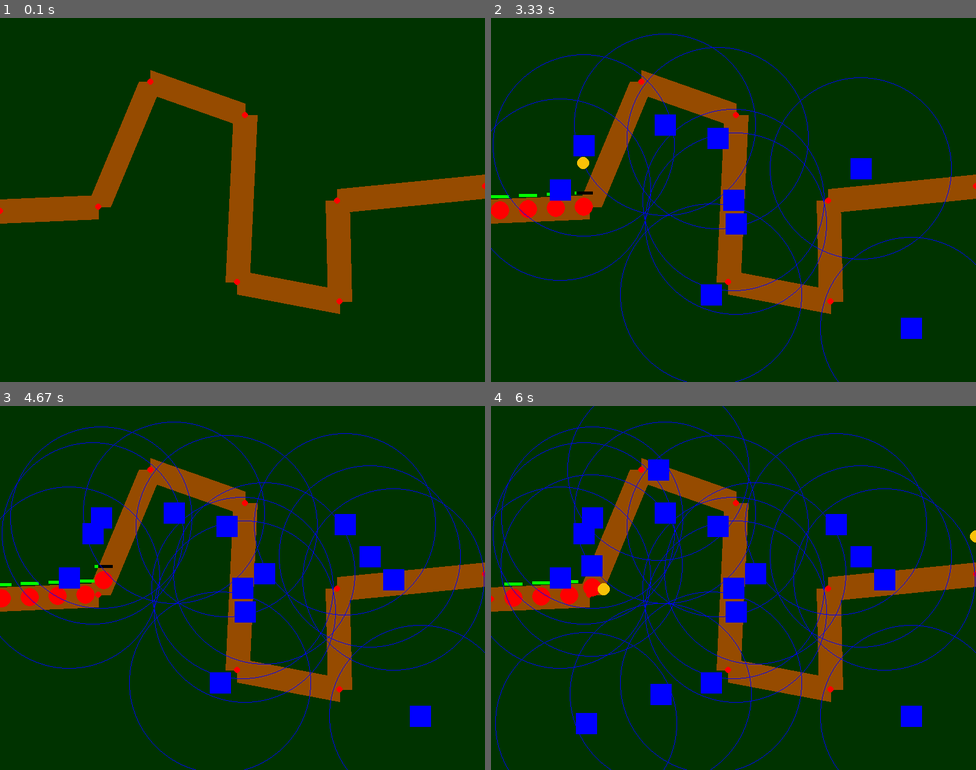
Above: before the commit, frames 1-4 (two rows, left to right).
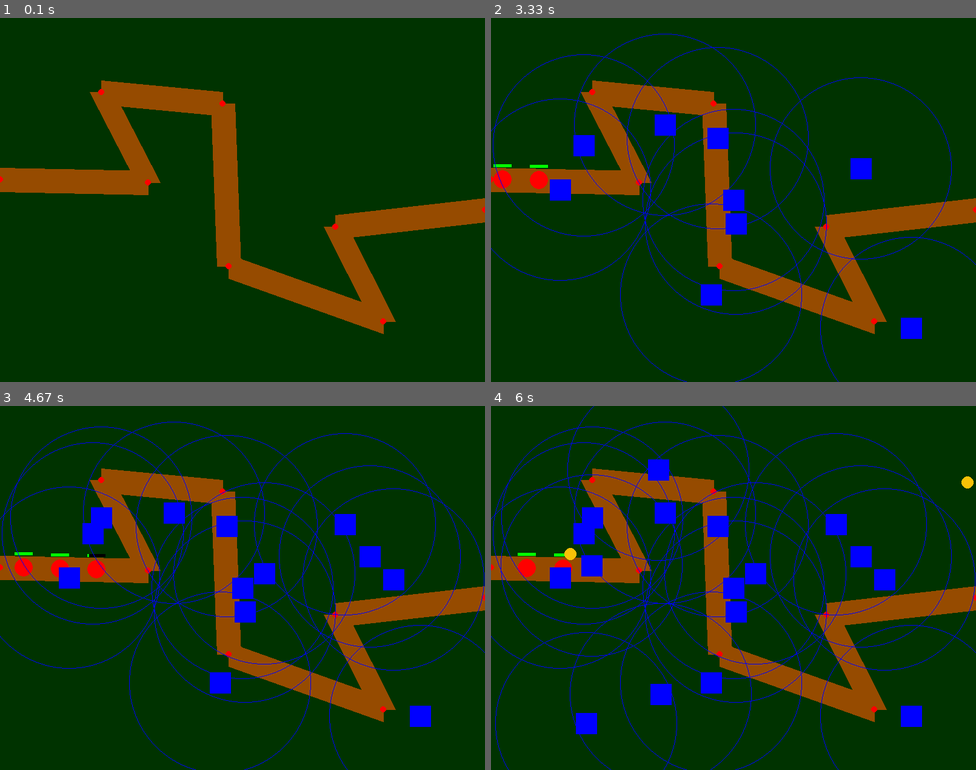
Above: after the commit, the same moments.

Repository: Major9621/PyGame_Tower-Defense
Game: pygame game, started from main.py
Same seed, same stepped clock (60 frames per second), same inputs: the game is played once before the commit and once after it.
Inputs (mouse positions are in pixels of both pictures, inside the frame that each line leads up to):
- Up to frame 1 (0.1 s): no input
- Up to frame 2 (3.33 s): click (733, 200) at 0.38 s; click (733, 221) at 0.72 s; click (583, 145) at 1.05 s; click (912, 327) at 1.38 s; click (558, 189) at 1.72 s; click (709, 294) at 2.05 s; click (718, 138) at 2.38 s; click (665, 123) at 2.72 s; click (859, 167) at 3.05 s
- Up to frame 3 (4.67 s): click (392, 580) at 3.38 s; click (344, 522) at 3.72 s; click (101, 518) at 4.05 s; click (261, 573) at 4.38 s
- Up to frame 4 (6 s): click (592, 566) at 4.72 s; click (660, 693) at 5.05 s; click (588, 722) at 5.38 s; click (655, 471) at 5.72 s

The runs differ from the first frame. In frame 1, 14% of the frame differs, in the area x 0-100%, y 14-87%; in frame 2, 14%; in frame 3, 13%; in frame 4, 13%.

Commit message:
basic wave manager system

Diff:
--- /dev/null
+++ b/core/waveManger.py
@@ -0,0 +1,46 @@
+import pygame
+
+class WaveManager:
+    def __init__(self, spawn_enemy_callback):
+        self.wave_number = -1
+        self.enemies_left_to_spawn = 0
+        self.spawn_enemy = spawn_enemy_callback
+        self.wave_in_progress = False
+        self.ready_for_next_wave = True
+
+        self.spawn_interval = 1000
+        self.last_spawn_time = 0
+
+        self.auto_wave_delay = 5000
+        self.time_wave_finished = None
+
+    def start_next_wave(self):
+        self.wave_number += 1
+        self.enemies_left_to_spawn = 5 + self.wave_number * 2
+        self.wave_in_progress = True
+        self.ready_for_next_wave = False
+        self.last_spawn_time = pygame.time.get_ticks()
+        self.time_wave_finished = None
+        print(f"[WaveManager] Starting wave {self.wave_number}")
+
+    def update(self, current_time):
+        if self.wave_number == -1:
+            self.start_next_wave()
+
+        if self.wave_in_progress and self.enemies_left_to_spawn > 0:
+            if current_time - self.last_spawn_time >= self.spawn_interval:
+                self.spawn_enemy()
+                self.enemies_left_to_spawn -= 1
+                self.last_spawn_time = current_time
+
+        # auto start the wave after auto_wave_delay (curr. 5secs)
+        if self.ready_for_next_wave and self.time_wave_finished is not None:
+            if current_time - self.time_wave_finished >= self.auto_wave_delay:
+                self.start_next_wave()
+
+    def check_wave_complete(self, active_enemies, current_time):
+        if self.enemies_left_to_spawn == 0 and len(active_enemies) == 0 and not self.ready_for_next_wave:
+            self.wave_in_progress = False
+            self.ready_for_next_wave = True
+            self.time_wave_finished = current_time
+            print(f"[WaveManager] Wave {self.wave_number} finished. Waiting to start next wave...")
--- a/main.py
+++ b/main.py
@@ -1,5 +1,6 @@
 import pygame
 from core import inputSystem
+from core.waveManger import WaveManager
 from core.map import Map
 from core.enemy import Enemy
 from core.turret import Turret
@@ -12,13 +13,12 @@
     screen = pygame.display.set_mode((SCREEN_WIDTH, SCREEN_HEIGHT))
     clock = pygame.time.Clock()
 
-    game_map = Map(maps.path2)
+    game_map = Map(maps.path6)
     turrets = []
     enemies = pygame.sprite.Group()
     bullets = pygame.sprite.Group()
 
-    spawn_interval = 750
-    last_spawn_time = 0
+    wave_system = WaveManager(lambda: enemies.add(Enemy(game_map.path)))
 
     # Game loop
     running = True
@@ -35,13 +35,9 @@
                 inputSystem.leftMouseClickInteraction(event.pos)
                 turrets.append(Turret(event.pos, bullets))
 
-        #TODO Change to spawn enemies in waves curr spawns enemy every 2sec
-        if current_time - last_spawn_time > spawn_interval:
-            enemy = Enemy(game_map.path)
-            enemies.add(enemy)
-            last_spawn_time = current_time
 
-
+        wave_system.update(current_time)
+        wave_system.check_wave_complete(enemies, current_time)
         for enemy in enemies:
             enemy.update()
             if enemy.reached_end:
@@ -82,5 +78,7 @@
 
     pygame.quit()
 
+
+
 if __name__ == "__main__":
     main()
